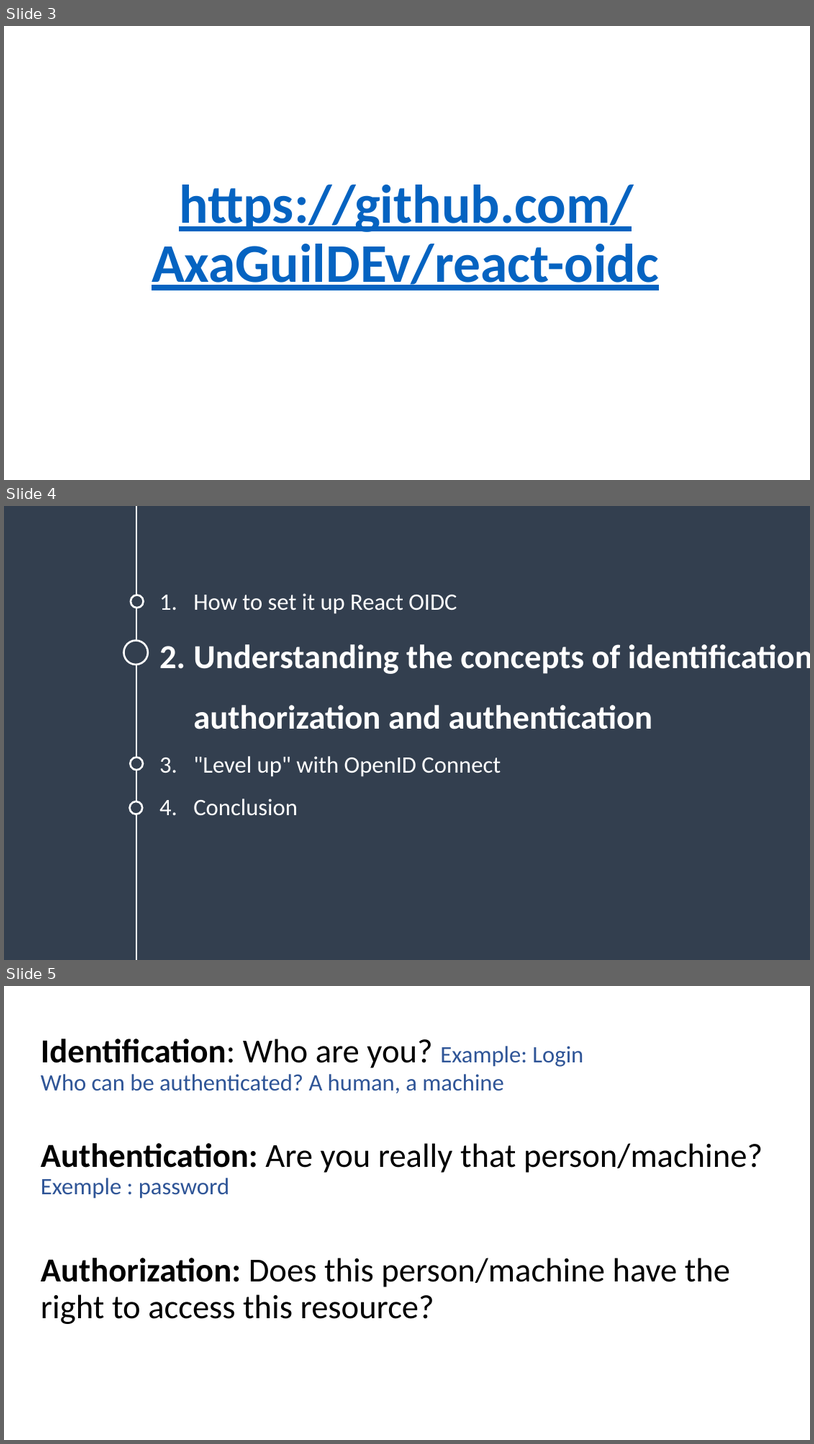
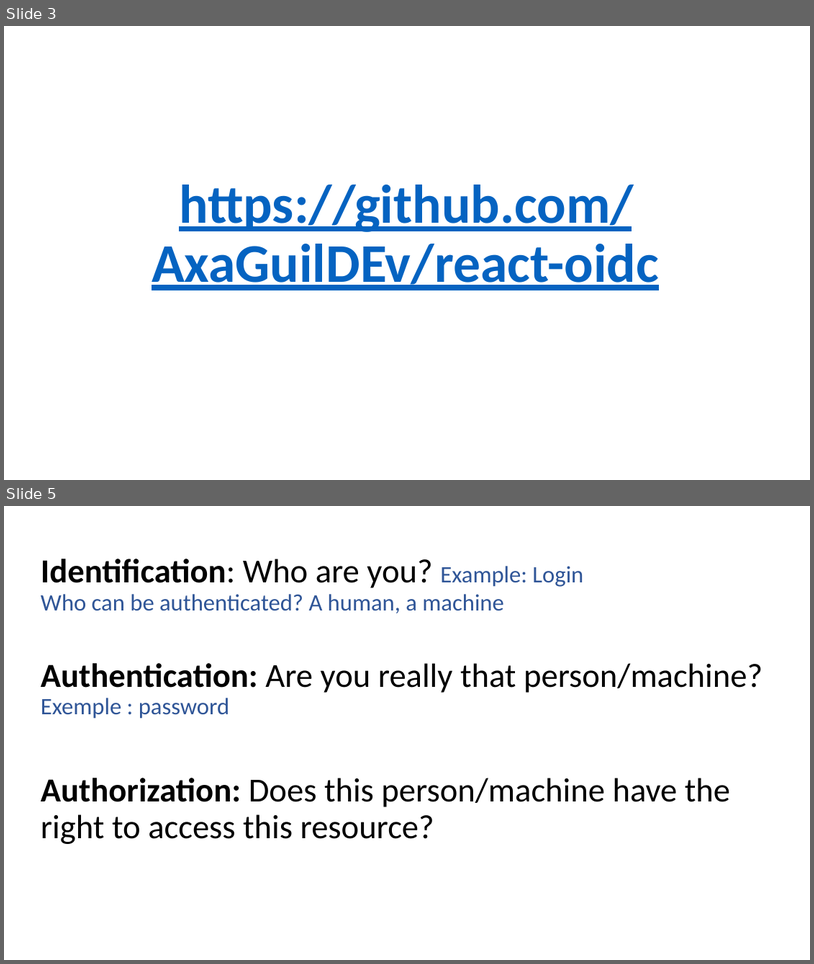
Before and after one commit to guillaume-chervet/course.rest, a slide deck: documentations/React OIDC final.pptx. Shown one above the other, each under a label of ours: slides 3, 4 and 5 before the commit, slides 3 and 5 after it; the slides between them are not shown. The pictures are 814x1444 and 814x964 pixels, drawn with LibreOffice and Linux fonts; fonts in the diff are those of the drawing; background and template pictures are left out. Boxes give left, top, right and bottom in pixels: in the first picture for what was removed or moved away, otherwise in the second. Text is boxed around its words. In the diff, an @@ line names an element or a change of style, - is before the commit and + after.

```diff
--- a/documentations/React OIDC final.pptx
+++ b/documentations/React OIDC final.pptx
@@ slide 4 removed at (4, 506, 810, 960), background #FFFFFF @@
@@ rectangle removed at (4, 506, 810, 960) @@
@@ line removed from (136, 506) to (136, 960) @@
@@ ellipse removed at (131, 595, 143, 608) @@
@@ text removed at (193, 593, 810, 816) @@
-1. How to set it up React OIDC
-2. Understanding the concepts of identification, authorization and authentication
-3. "Level up" with OpenID Connect
-4. Conclusion
@@ ellipse removed at (124, 641, 148, 664) @@
@@ ellipse removed at (131, 757, 143, 770) @@
@@ ellipse removed at (130, 801, 142, 814) @@
```
Also in this commit, not shown: 3 slides changed, 1 other slide removed, 1 other file.
